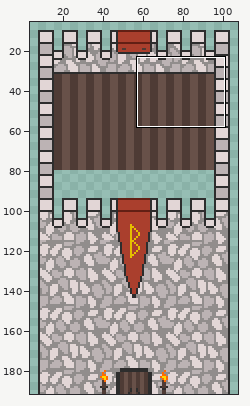
Sprite sheet -- assets/Sprites/castle_floor_2.png. Above: a wide view before the commit, with the close-up outlined.
Close-up. Before the commit:
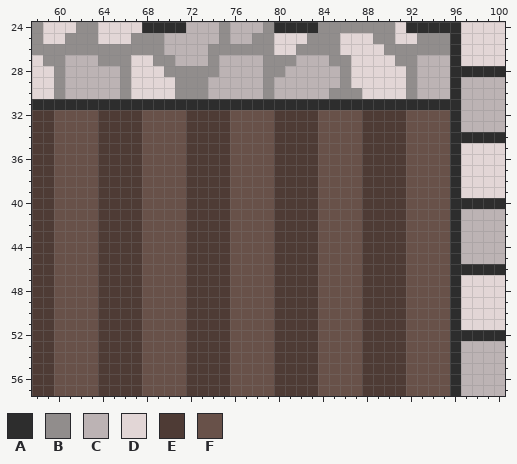
The file is 112x192 pixels. Shown: x 58..100, y 24..57. The wide view leaves out empty margins.
Palette (. is transparent): A #2d2d2d  B #918d8c  C #bcb3b4  D #e2d6d6  E #4e3b35  F #685149
Pixels before, first column x 58:
24 BDDDBBDDDDAAAACCCBCCCBAAAABBBBBBBDAAAAADDDD
25 BDDBBBDDDBBBCCCCCBCCBBDDDBBBDDDBBDDBBBADDDD
26 BBBBBBBBBBBBCCCCBBBBBBDDBBBBDDDDBBBBBBADDDD
27 DBBCCCBBBDDBBCCCBCCCCBBBCCCBBDDDDBBCCCADDDD
28 DDBCCCCCBDDDBBBBBCCCCBBCCCCCBDDDDDBCCCAAAAA
29 DDBCCCCCBDDDDBBBCCCCCBCCCCCCBDDDDDBCCCACCCC
30 DDBCCCCCBDDDDBBBCCCCCBCCCCCBBBDDDDBCCCACCCC
31 AAAAAAAAAAAAAAAAAAAAAAAAAAAAAAAAAAAAAAACCCC
32 EEFFFFEEEEFFFFEEEEFFFFEEEEFFFFEEEEFFFFACCCC
33 EEFFFFEEEEFFFFEEEEFFFFEEEEFFFFEEEEFFFFACCCC
34 EEFFFFEEEEFFFFEEEEFFFFEEEEFFFFEEEEFFFFAAAAA
35 EEFFFFEEEEFFFFEEEEFFFFEEEEFFFFEEEEFFFFADDDD
36 EEFFFFEEEEFFFFEEEEFFFFEEEEFFFFEEEEFFFFADDDD
37 EEFFFFEEEEFFFFEEEEFFFFEEEEFFFFEEEEFFFFADDDD
38 EEFFFFEEEEFFFFEEEEFFFFEEEEFFFFEEEEFFFFADDDD
39 EEFFFFEEEEFFFFEEEEFFFFEEEEFFFFEEEEFFFFADDDD
40 EEFFFFEEEEFFFFEEEEFFFFEEEEFFFFEEEEFFFFAAAAA
41 EEFFFFEEEEFFFFEEEEFFFFEEEEFFFFEEEEFFFFACCCC
42 EEFFFFEEEEFFFFEEEEFFFFEEEEFFFFEEEEFFFFACCCC
43 EEFFFFEEEEFFFFEEEEFFFFEEEEFFFFEEEEFFFFACCCC
44 EEFFFFEEEEFFFFEEEEFFFFEEEEFFFFEEEEFFFFACCCC
45 EEFFFFEEEEFFFFEEEEFFFFEEEEFFFFEEEEFFFFACCCC
46 EEFFFFEEEEFFFFEEEEFFFFEEEEFFFFEEEEFFFFAAAAA
47 EEFFFFEEEEFFFFEEEEFFFFEEEEFFFFEEEEFFFFADDDD
48 EEFFFFEEEEFFFFEEEEFFFFEEEEFFFFEEEEFFFFADDDD
49 EEFFFFEEEEFFFFEEEEFFFFEEEEFFFFEEEEFFFFADDDD
50 EEFFFFEEEEFFFFEEEEFFFFEEEEFFFFEEEEFFFFADDDD
51 EEFFFFEEEEFFFFEEEEFFFFEEEEFFFFEEEEFFFFADDDD
52 EEFFFFEEEEFFFFEEEEFFFFEEEEFFFFEEEEFFFFAAAAA
53 EEFFFFEEEEFFFFEEEEFFFFEEEEFFFFEEEEFFFFACCCC
54 EEFFFFEEEEFFFFEEEEFFFFEEEEFFFFEEEEFFFFACCCC
55 EEFFFFEEEEFFFFEEEEFFFFEEEEFFFFEEEEFFFFACCCC
56 EEFFFFEEEEFFFFEEEEFFFFEEEEFFFFEEEEFFFFACCCC
57 EEFFFFEEEEFFFFEEEEFFFFEEEEFFFFEEEEFFFFACCCC
The same view after the edit:
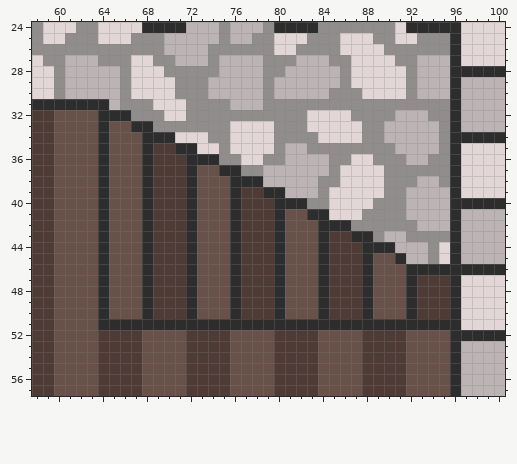
Difference:
Changed rows in their new state; - is an unchanged pixel.
first column x 64:
31 -CBBBDDDBBBBCCCBBBBBBBBBBBBBBBBB
32 AAABBBDDBBBBBBBBBBBDDDDBBBBCCCBB
33 AFFAABBBBBBBDDDDBBBDDDDDBBCCCCCB
34 AFFFAAADDDBBDDDDBBBBDDDDBBCCCCCB
35 AFFFAEEAADDBDDDDBCCBBBBBBBBCCCCB
36 AFFFAEEEAAABBDDBBCCCCBBDDBBBCCBB
37 AFFFAEEEAFFAABBCCCCCCBDDDDBBBBBB
38 AFFFAEEEAFFFAAACCCCCBBDDDDBBBCCB
39 AFFFAEEEAFFFAEEAACCCBDDDDDBBCCCC
40 AFFFAEEEAFFFAEEEAAABBDDDDBBBCCCC
41 AFFFAEEEAFFFAEEEAFFAADDDBBBBCCCC
42 AFFFAEEEAFFFAEEEAFFFAAABBBBBBCCC
43 AFFFAEEEAFFFAEEEAFFFAEEAABCCBBBB
44 AFFFAEEEAFFFAEEEAFFFAEEEAAACCCBD
45 AFFFAEEEAFFFAEEEAFFFAEEEAFFACCBD
46 AFFFAEEEAFFFAEEEAFFFAEEEAFFFAAAA
47 AFFFAEEEAFFFAEEEAFFFAEEEAFFFAEEE
48 AFFFAEEEAFFFAEEEAFFFAEEEAFFFAEEE
49 AFFFAEEEAFFFAEEEAFFFAEEEAFFFAEEE
50 AFFFAEEEAFFFAEEEAFFFAEEEAFFFAEEE
51 AAAAAAAAAAAAAAAAAAAAAAAAAAAAAAAA
Where, in picture pixels (left, top, right, bottom), the same in both close-ups:
changed: (98, 99, 450, 330)
